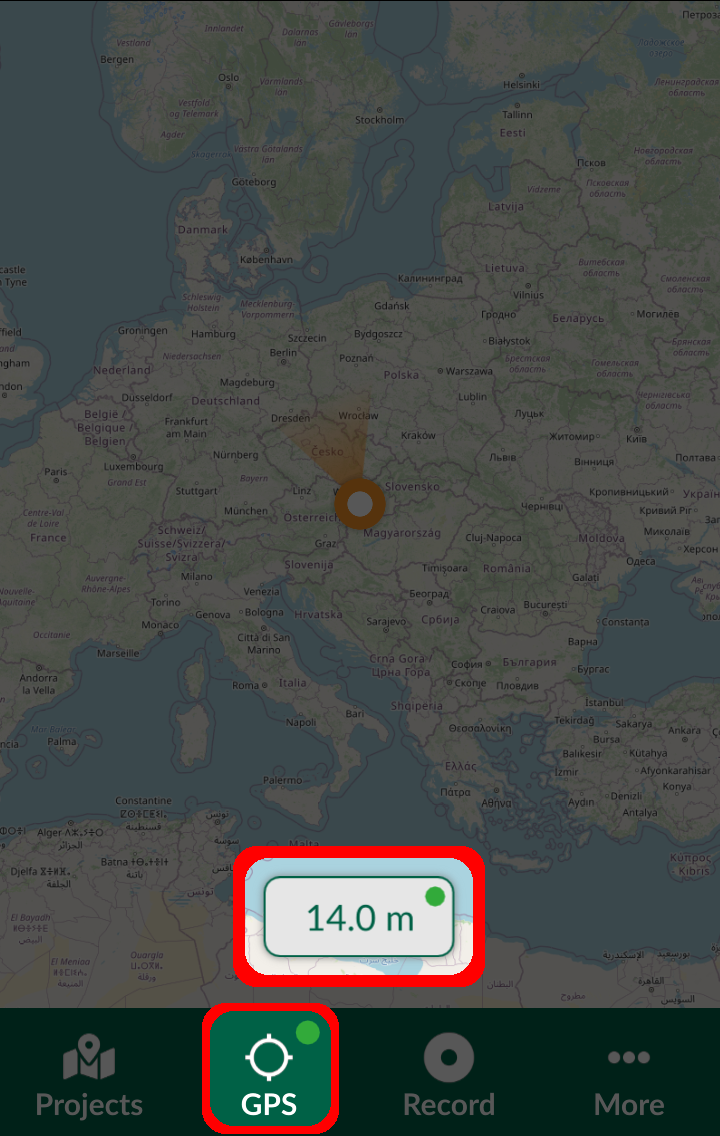
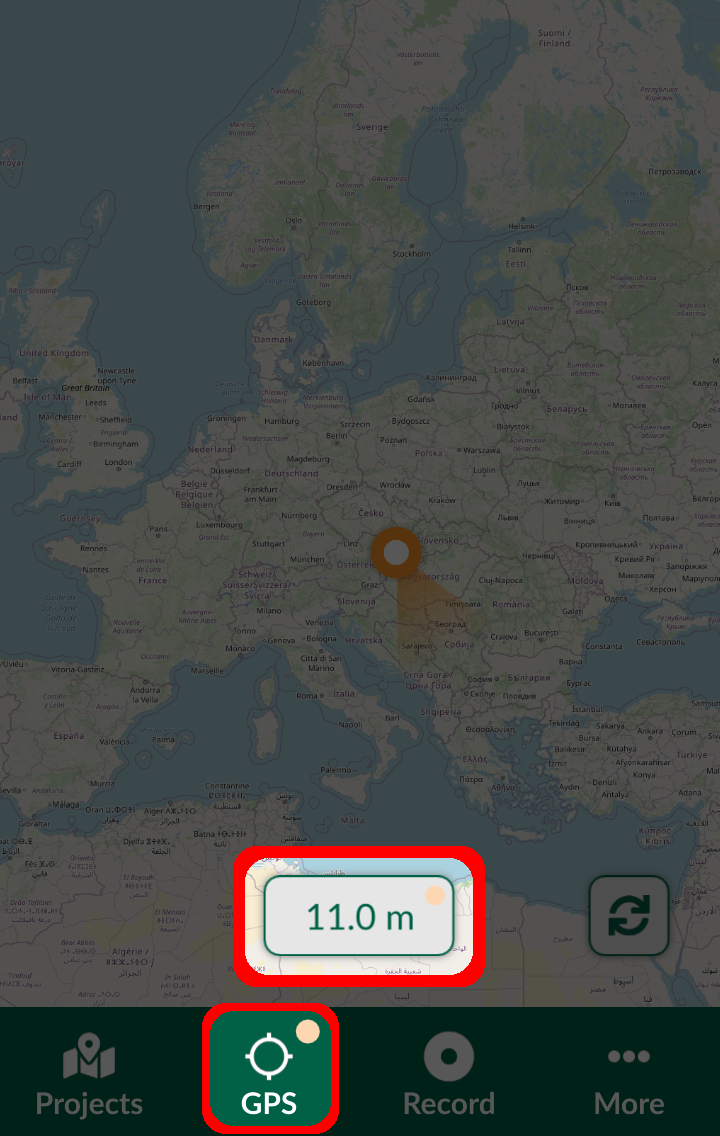
The second 720×1136 image is a revision of the first. Changes to its layers:
painted on "input_gps.png" over [0, 0, 720, 1121]
